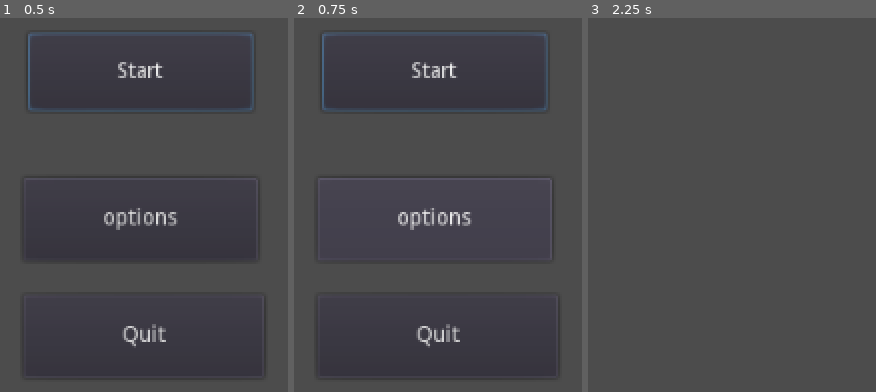
Above: before the commit, frames 1-3 (left to right).
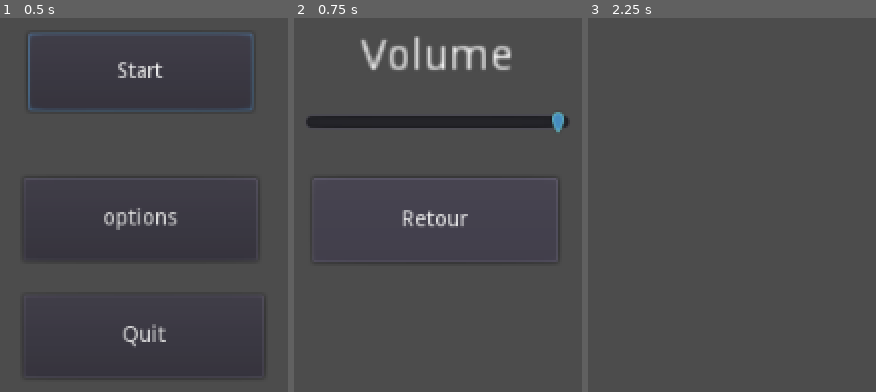
Above: after the commit, the same moments.

Repository: Zoragna/VHGames
Game: Godot game, scene res://scene/MainMenu.tscn
The game is run twice, just before and just after one commit, with the same random seed, the same clock (stepped at 60 frames per second) and the same inputs.
Inputs (mouse positions are in pixels of both pictures, inside the frame that each line leads up to):
- Up to frame 1 (0.5 s): no input
- Up to frame 2 (0.75 s): click "options" at 0.5 s
- Up to frame 3 (2.25 s): click (729, 219) at 1.25 s, where only the run after the commit has a clickable "Retour"; click "Start" at 2 s

Frame 1 is identical in both runs. In frame 2, 7.3% of the frame differs, in the area x 4-96%, y 4-96%; in frame 3, nothing differs.

Commit message:
navigation refaite et fixe son

Diff:
--- a/VH godot/scene/MainMenu.tscn
+++ b/VH godot/scene/MainMenu.tscn
@@ -108,10 +108,10 @@
 size_flags_horizontal = 1
 size_flags_vertical = 0
 min_value = 0.0
-max_value = 24.0
+max_value = 80.0
 step = 1.0
 page = 0.0
-value = 24.0
+value = 80.0
 exp_edit = false
 rounded = false
 editable = true
@@ -177,18 +177,48 @@
 [node name="son" type="AudioStreamPlayer" parent="." index="2"]
 
 stream = ExtResource( 2 )
-volume_db = -80.0
+volume_db = 0.0
 pitch_scale = 1.0
 autoplay = true
 mix_target = 1
 bus = "Master"
 
+[node name="Timer" type="Timer" parent="." index="3"]
+
+process_mode = 1
+wait_time = 0.1
+one_shot = true
+autostart = false
+
+[node name="TimerTimer" type="Timer" parent="Timer" index="0"]
+
+process_mode = 1
+wait_time = 0.1
+one_shot = true
+autostart = false
+
+[connection signal="focus_entered" from="Menu/Start" to="." method="_on_Start_focus_entered"]
+
+[connection signal="focus_exited" from="Menu/Start" to="." method="_on_Start_focus_exited"]
+
 [connection signal="pressed" from="Menu/Start" to="." method="_on_Start_pressed"]
 
+[connection signal="focus_entered" from="Menu/Options" to="." method="_on_Options_focus_entered"]
+
+[connection signal="focus_exited" from="Menu/Options" to="." method="_on_Options_focus_exited"]
+
 [connection signal="pressed" from="Menu/Options" to="." method="_on_Options_pressed"]
 
+[connection signal="focus_entered" from="Menu/Quit" to="." method="_on_Quit_focus_entered"]
+
+[connection signal="focus_exited" from="Menu/Quit" to="." method="_on_Quit_focus_exited"]
+
 [connection signal="pressed" from="Menu/Quit" to="." method="_on_Quit_pressed"]
 
 [connection signal="value_changed" from="Options menu/Volume" to="." method="_on_Volume_value_changed"]
 
 [connection signal="pressed" from="Options menu/Retour" to="." method="_on_Retour_pressed"]
+
+[connection signal="timeout" from="Timer" to="." method="_on_Timer_timeout"]
+
+[connection signal="timeout" from="Timer/TimerTimer" to="." method="_on_TimerTimer_timeout"]
--- a/VH godot/scripts/MainMenu.gd
+++ b/VH godot/scripts/MainMenu.gd
@@ -4,38 +4,39 @@
 # var a = 2
 # var b = "textvar" Menu
 
-var options_enable=false
 var btns
 var current_focused_button
-var down=false
-var up=false
-var right=false
-var left=false
 
+const main_btns = {
+	"Menu/Start":{
+		"down": "Menu/Options",
+		"up":"Menu/Quit"
+	},
+	"Menu/Options":{
+		"down":"Menu/Quit",
+		"up":"Menu/Start"
+	},
+	"Menu/Quit":{
+		"down":"Menu/Start",
+		"up":"Menu/Options"
+	}
+}
+
+const options_btns = {
+	"Options menu/Volume":{
+		"down":"Options menu/Retour",
+		"up":"Options menu/Retour"
+	},
+	"Options menu/Retour":{
+		"down":"Options menu/Volume",
+		"up":"Options menu/Volume"
+	}
+}
 
 func _ready():
 	# Called when the node is added to the scene for the first time.
 	# Initialization here
-
-
-	btns= {"Menu/Start":{
-		"joy_down": "Menu/Options",
-		"joy_up":"Menu/Quit",
-		"joy_right": "Menu/Start",
-		"joy_left": "Menu/Start" },
-		"Menu/Options":{
-		"joy_down":"Menu/Quit",
-		"joy_up":"Menu/Start",
-		"joy_right": "Menu/Options",
-		"joy_left": "Menu/Options"}	,
-		"Menu/Quit":{
-		"joy_down":"Menu/Start",
-		"joy_up":"Menu/Options",
-		"joy_right": "Menu/Quit",
-		"joy_left": "Menu/Quit"}
-	}
-
-
+	btns = main_btns
 	current_focused_button="Menu/Start"
 	get_node(current_focused_button).grab_focus()
 	get_node("Menu").visible=true
@@ -43,13 +44,10 @@
 
 
 func _on_Volume_value_changed(value):
-	get_node("son").volume_db= value-24
-
-
+	get_node("son").volume_db= value-80
 
 func _on_Start_pressed():
 	get_tree().change_scene("res://scene/map.tscn")
-
 
 func _on_Options_pressed():
 	get_node("Menu").visible = false
@@ -57,22 +55,10 @@
 	current_focused_button="Options menu/Volume"
 	get_node(current_focused_button).grab_focus()
 
-	btns={"Options menu/Volume":{
-		"joy_down":"Options menu/Retour",
-		"joy_up":"Options menu/Retour",
-		"joy_right": "Options menu/Volume",
-		"joy_left": "Options menu/Volume"},
-		"Options menu/Retour":{
-		"joy_down":"Options menu/Volume",
-		"joy_up":"Options menu/Volume",
-		"joy_right": "Options menu/Retour",
-		"joy_left": "Options menu/Retour"}
-		}
-
+	btns = options_btns
 
 func _on_Quit_pressed():
 	get_tree().quit()
-
 
 func _on_Retour_pressed():
 	get_node("Options menu").visible=false
@@ -80,60 +66,61 @@
 	current_focused_button="Menu/Start"
 	get_node(current_focused_button).grab_focus()
 
-	btns= {"Menu/Start":{
-		"joy_down": "Menu/Options",
-		"joy_up":"Menu/Quit",
-		"joy_right": "Menu/Start",
-		"joy_left": "Menu/Start" },
-		"Menu/Options":{
-		"joy_down":"Menu/Quit",
-		"joy_up":"Menu/Start",
-		"joy_right": "Menu/Options",
-		"joy_left": "Menu/Options"}	,
-		"Menu/Quit":{
-		"joy_down":"Menu/Start",
-		"joy_up":"Menu/Options",
-		"joy_right": "Menu/Quit",
-		"joy_left": "Menu/Quit"}
-	}
+	btns= main_btns
+
+func change_button(direction):
+	print(direction)
+	print(current_focused_button)
+	print(btns)
+	print(btns[current_focused_button])
+	print(btns[current_focused_button][direction])
+	current_focused_button = btns[current_focused_button][direction]
+	get_node(current_focused_button).grab_focus()
+
+func _input(event):
+	#get_node(current_focused_button).grab_focus()
+	if event is InputEventKey : #&& !event.is_echo() :
+		if event.is_action_pressed("ui_down"):
+			change_button("down")
+		elif event.is_action_pressed("ui_up"):
+			change_button("up")
+	elif event is InputEventJoypadMotion :
+		if get_node("Timer").is_stopped() :
+			if get_node("Timer/TimerTimer").is_stopped() :
+				if event.axis == JOY_AXIS_1 && event.axis_value > 0.3 :
+					change_button("down")
+					get_node("Timer").start()
+				elif event.axis == JOY_AXIS_1 && event.axis_value < -0.3 :
+					change_button("up")
+					get_node("Timer").start()
+
+func _on_Quit_focus_entered():
+	pass # replace with function body
 
 
+func _on_Quit_focus_exited():
+	pass # replace with function body
 
 
-func _input(event):
-	get_node(current_focused_button).grab_focus()
-	if !down:
-		if (Input.get_joy_axis(0, JOY_ANALOG_LY) >0.3 ) :
-			get_node(btns[current_focused_button]["joy_down"]).grab_focus()
-			current_focused_button=btns[current_focused_button]["joy_down"]
-			down=true
-	elif down:
-		if not (Input.get_joy_axis(0, JOY_ANALOG_LY) >0.3):
-			down=false
+func _on_Options_focus_exited():
+	pass # replace with function body
 
-	if !up:
-		if (Input.get_joy_axis(0, JOY_ANALOG_LY) < -0.3 ) :
-			get_node(btns[current_focused_button]["joy_up"]).grab_focus()
-			current_focused_button=btns[current_focused_button]["joy_up"]
-			up=true
-	elif up:
-		if not (Input.get_joy_axis(0, JOY_ANALOG_LY) < -0.3 ) :
-			up=false
 
-	if !right:
-		if (Input.get_joy_axis(0, JOY_ANALOG_LX) < -0.3 ) :
-			get_node(btns[current_focused_button]["joy_right"]).grab_focus()
-			current_focused_button=btns[current_focused_button]["joy_right"]
-			right=true
-	elif right:
-		if not (Input.get_joy_axis(0, JOY_ANALOG_LX) < -0.3 ) :
-			right=false
+func _on_Options_focus_entered():
+	pass # replace with function body
 
-	if !left:
-		if (Input.get_joy_axis(0, JOY_ANALOG_LX) < 0.3 ) :
-			get_node(btns[current_focused_button]["joy_left"]).grab_focus()
-			current_focused_button=btns[current_focused_button]["joy_left"]
-			left=true
-	elif left:
-		if not (Input.get_joy_axis(0, JOY_ANALOG_LX) < 0.3 ) :
-			left=false
+
+func _on_Start_focus_entered():
+	pass # replace with function body
+
+
+func _on_Start_focus_exited():
+	pass # replace with function body
+
+
+func _on_Timer_timeout():
+	get_node("Timer/TimerTimer").start()
+
+
+func _on_TimerTimer_timeout():
+	pass # replace with function body
Not shown, changed: VH godot/icon.png.import
